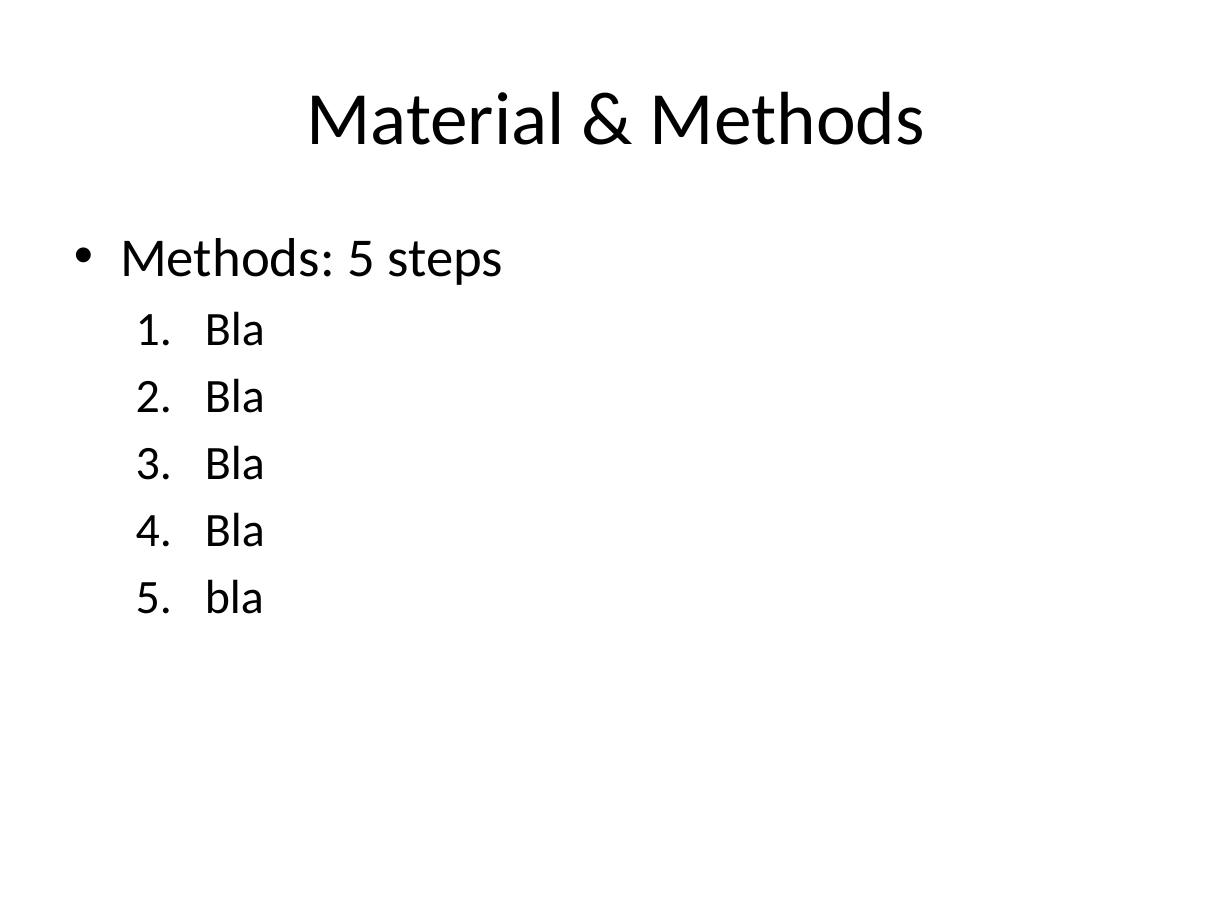
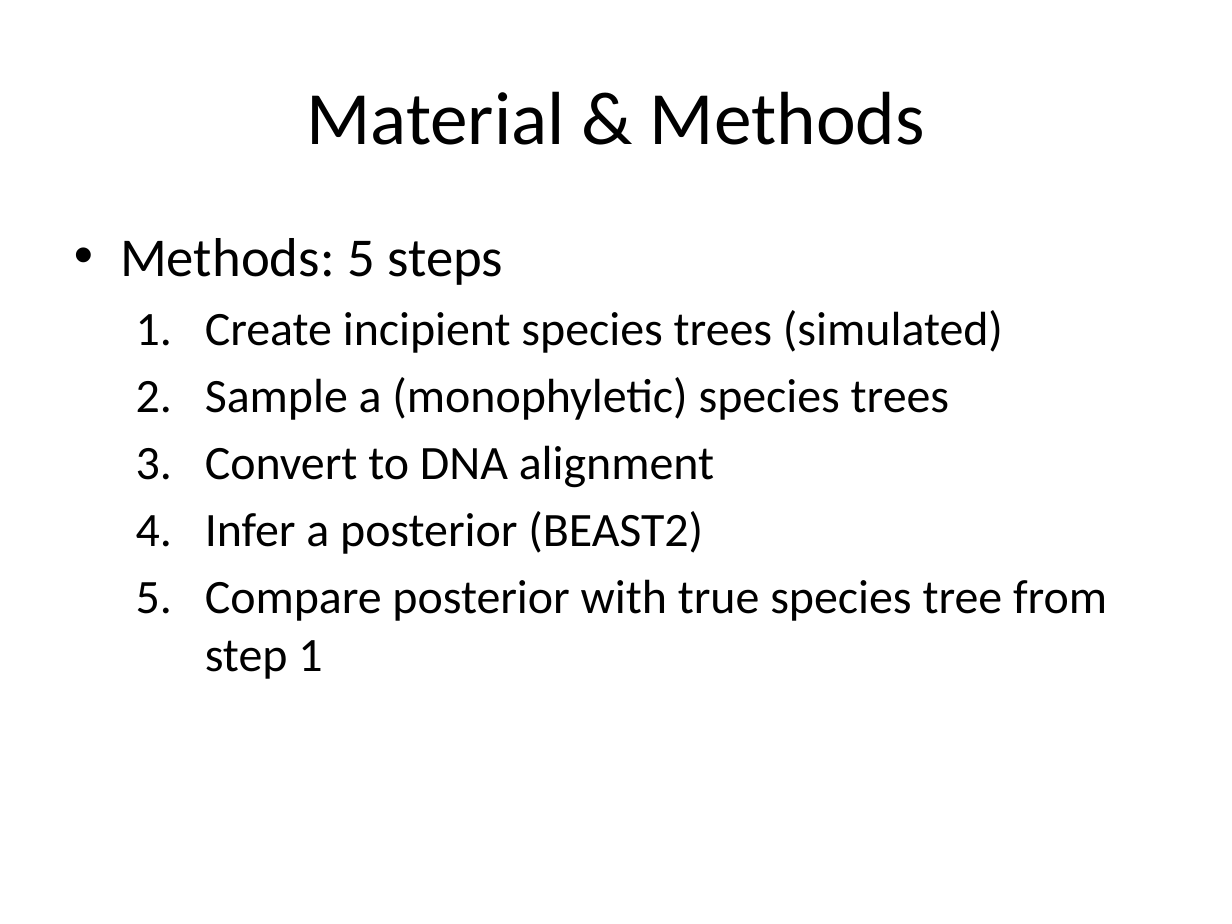
Before and after one commit to richelbilderbeek/Cer2016, a slide deck: slide 7 of doc/Cer2016_Femke Thon & Jolien Gay_V1.0.pptx. Drawn at 1232x924 pixels with LibreOffice and Linux fonts; fonts in the diff are those of the drawing. Boxes give left, top, right and bottom in pixels: in the first picture for what was removed or moved away, otherwise in the second. Text is boxed around its words. In the diff, an @@ line names an element or a change of style, - is before the commit and + after.

```diff
--- a/doc/Cer2016_Femke Thon & Jolien Gay_V1.0.pptx
+++ b/doc/Cer2016_Femke Thon & Jolien Gay_V1.0.pptx
@@ text at bbox=[205, 310, 1107, 679]: text changed @@
-  1. Bla
-  2. Bla
-  3. Bla
-  4. Bla
-  5. bla
+  1. Create incipient species trees (simulated)
+  2. Sample a (monophyletic) species trees
+  3. Convert to DNA alignment
+  4. Infer a posterior (BEAST2)
+  5. Compare posterior with true species tree from step 1
```
Also in this commit, not shown: 3 other slides changed, 5 slides added, 1 slide removed, 1 other file.
